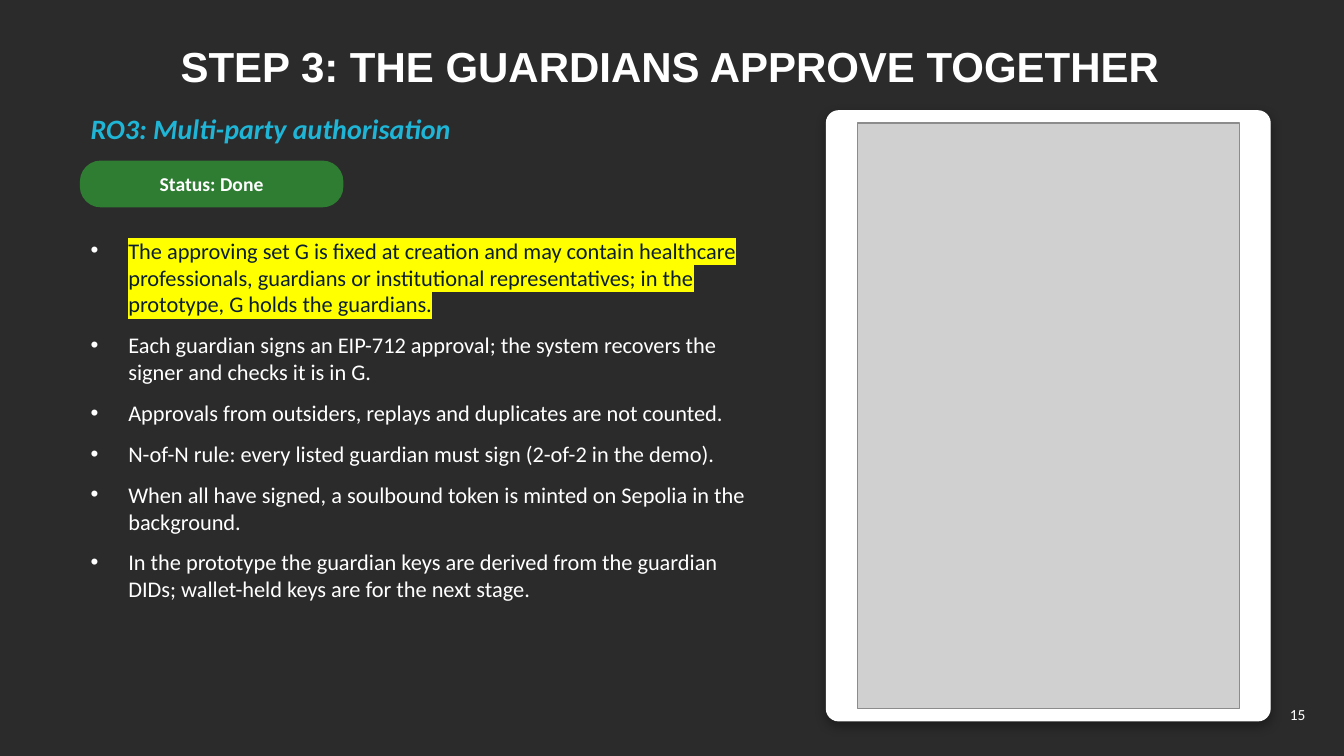
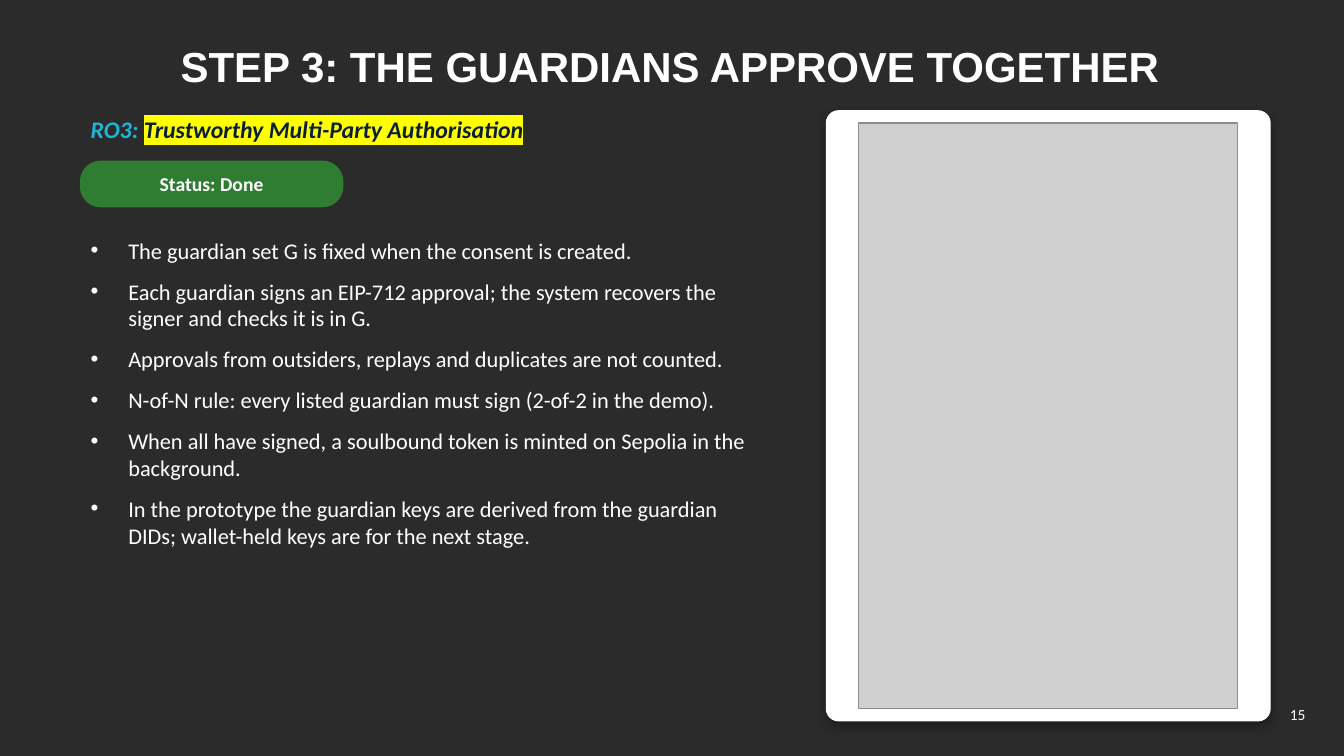
Before and after one commit to yasir12345678900/HealthRWA-Sepolia-Personal-try, a slide deck: slide 15 of docs/Yasir_Candidature_Reassessment_Slides_Simple_YELLOW_changes.pptx. Drawn at 1344x756 pixels with LibreOffice and Linux fonts; fonts in the diff are those of the drawing; grey boxes stand for pictures; background and template pictures are left out; a plain dark background stands for a picture behind light text. Boxes give left, top, right and bottom in pixels: in the first picture for what was removed or moved away, otherwise in the second. Text is boxed around its words. In the diff, an @@ line names an element or a change of style, - is before the commit and + after.

```diff
--- a/docs/Yasir_Candidature_Reassessment_Slides_Simple_YELLOW_changes.pptx
+++ b/docs/Yasir_Candidature_Reassessment_Slides_Simple_YELLOW_changes.pptx
@@ text at (91,121,523,142): text changed; size 20 to 17 pt; text colour #1FB5D6 to #0B1F33 @@
-RO3: Multi-party authorisation
+RO3: Trustworthy Multi-Party Authorisation
@@ text at (128,243,631,263): text changed; text colour #0B1F33 to #FFFFFF @@
-• The approving set G is fixed at creation and may contain healthcare professionals, guardians or institutional representatives; in the prototype, G holds the guardians.
+• The guardian set G is fixed when the consent is created.
```
Also in this commit, not shown: 26 other slides changed, 2 slides added, 7 slides removed, 3 other files.
